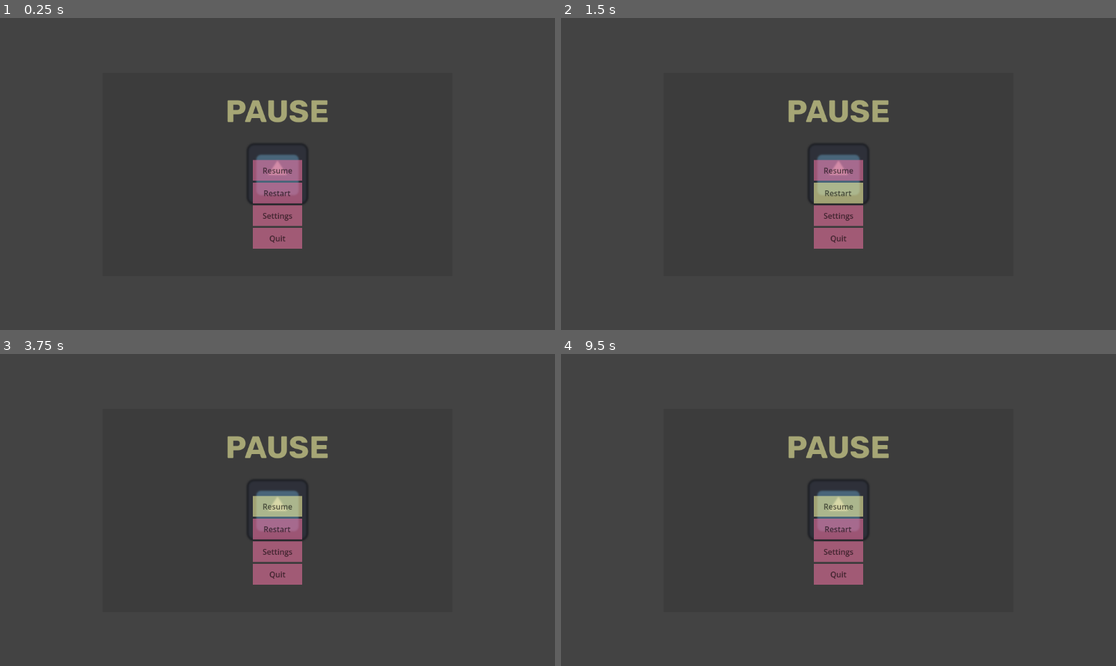
Above: before the commit, frames 1-4 (two rows, left to right).
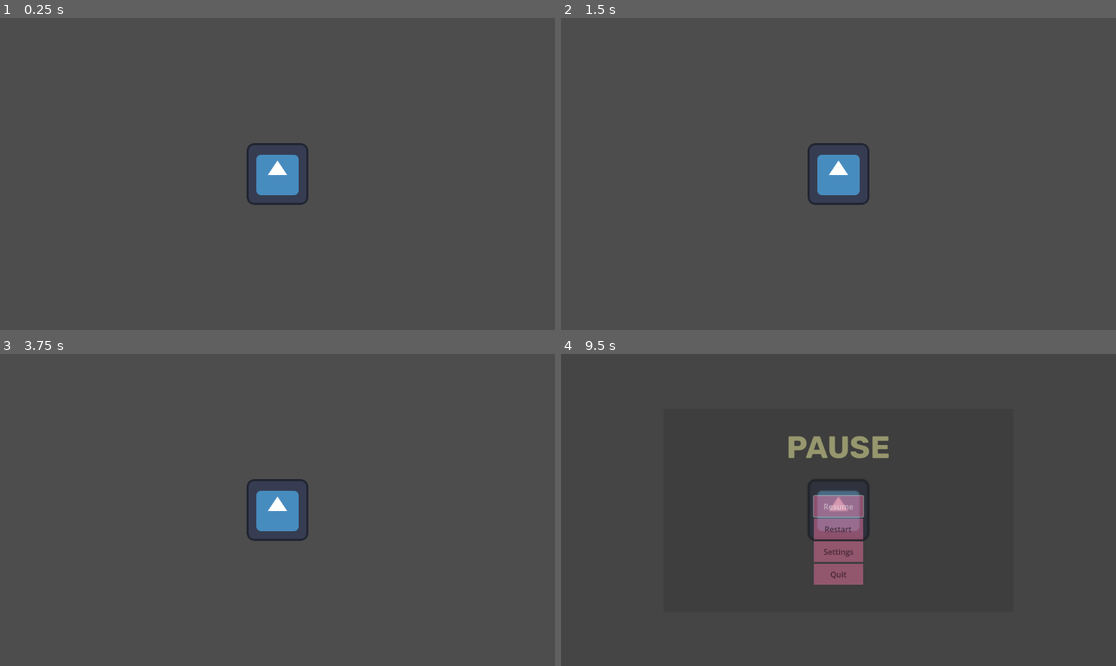
Above: after the commit, the same moments.

Repository: FabienSchmitt/EmptyUI
Game: Godot game, scene res://scenes/main/main.tscn
Same seed, same stepped clock (60 frames per second), same inputs: the game is played once before the commit and once after it. Before the commit the project has no main scene; this scene is started directly in both runs. The engine's default icon, where the game draws it, is replaced by a stand-in: a white triangle on a blue panel in a dark square.
Inputs (mouse positions are in pixels of both pictures, inside the frame that each line leads up to):
- Up to frame 1 (0.25 s): no input
- Up to frame 2 (1.5 s): click (838, 214) at 0.5 s, where only the run before the commit has a clickable "Settings"; click (838, 192) at 1.25 s, where only the run before the commit has a clickable "Restart"
- Up to frame 3 (3.75 s): click (277, 528) at 2 s, where only the run before the commit has a clickable "Restart"; click (277, 528) at 2.75 s, where only the run before the commit has a clickable "Restart"; click (277, 506) at 3.5 s, where only the run before the commit has a clickable "Resume"
- Up to frame 4 (9.5 s): click (838, 506) at 4.25 s, where only the run before the commit has a clickable "Resume"; click (838, 506) at 5 s, where only the run before the commit has a clickable "Resume"; tap Enter at 5.75, 7.25, 8.75 s; tap Space at 6.5, 8 s; tap Escape (pause, bound only after the commit) at 9.4 s

The runs differ from the first frame. In frame 1, 3.8% of the frame differs, in the area x 41-60%, y 26-74%; in frame 2, 3.8%; in frame 3, 3.8%; in frame 4, 0.7%.

Commit message:
adding ui manager

Diff:
--- a/assets/sound/default_bus_layout.tres
+++ b/default_bus_layout.tres
@@ -1,13 +1,13 @@
-[gd_resource type="AudioBusLayout" format=3 uid="uid://c0dunjfvcr0d6"]
+[gd_resource type="AudioBusLayout" format=3 uid="uid://difhmgae27kln"]
 
 [resource]
 bus/1/name = &"Music"
 bus/1/solo = false
 bus/1/mute = false
 bus/1/bypass_fx = false
-bus/1/volume_db = 0.0
+bus/1/volume_db = 0.0694828
 bus/1/send = &"Master"
-bus/2/name = &"Effects"
+bus/2/name = &"Sounds"
 bus/2/solo = false
 bus/2/mute = false
 bus/2/bypass_fx = false
--- a/project.godot
+++ b/project.godot
@@ -11,8 +11,30 @@
 [application]
 
 config/name="EmptyUI"
+run/main_scene="uid://d2xjipgen38g2"
 config/features=PackedStringArray("4.6", "GL Compatibility")
 config/icon="res://icon.svg"
+
+[audio]
+
+buses/default_bus_layout="uid://difhmgae27kln"
+
+[input]
+
+ui_accept={
+"deadzone": 0.5,
+"events": [Object(InputEventKey,"resource_local_to_scene":false,"resource_name":"","device":0,"window_id":0,"alt_pressed":false,"shift_pressed":false,"ctrl_pressed":false,"meta_pressed":false,"pressed":false,"keycode":4194309,"physical_keycode":0,"key_label":0,"unicode":0,"location":0,"echo":false,"script":null)
+, Object(InputEventKey,"resource_local_to_scene":false,"resource_name":"","device":0,"window_id":0,"alt_pressed":false,"shift_pressed":false,"ctrl_pressed":false,"meta_pressed":false,"pressed":false,"keycode":4194310,"physical_keycode":0,"key_label":0,"unicode":0,"location":0,"echo":false,"script":null)
+, Object(InputEventKey,"resource_local_to_scene":false,"resource_name":"","device":0,"window_id":0,"alt_pressed":false,"shift_pressed":false,"ctrl_pressed":false,"meta_pressed":false,"pressed":false,"keycode":32,"physical_keycode":0,"key_label":0,"unicode":32,"location":0,"echo":false,"script":null)
+, Object(InputEventJoypadButton,"resource_local_to_scene":false,"resource_name":"","device":-1,"button_index":0,"pressure":0.0,"pressed":false,"script":null)
+]
+}
+pause={
+"deadzone": 0.2,
+"events": [Object(InputEventJoypadButton,"resource_local_to_scene":false,"resource_name":"","device":-1,"button_index":6,"pressure":0.0,"pressed":false,"script":null)
+, Object(InputEventKey,"resource_local_to_scene":false,"resource_name":"","device":-1,"window_id":0,"alt_pressed":false,"shift_pressed":false,"ctrl_pressed":false,"meta_pressed":false,"pressed":false,"keycode":0,"physical_keycode":4194305,"key_label":0,"unicode":0,"location":0,"echo":false,"script":null)
+]
+}
 
 [physics]
 
--- a/scenes/main/main.tscn
+++ b/scenes/main/main.tscn
@@ -1,7 +1,7 @@
 [gd_scene format=3 uid="uid://d2xjipgen38g2"]
 
-[ext_resource type="PackedScene" uid="uid://c676g8ttgn28a" path="res://scenes/ui/pause_screen.tscn" id="1_hyk8p"]
 [ext_resource type="Texture2D" uid="uid://1c3q0lw65krl" path="res://icon.svg" id="1_iuonh"]
+[ext_resource type="PackedScene" uid="uid://cbkbhmpeop5u5" path="res://scenes/ui/ui_manager.tscn" id="2_iuonh"]
 
 [sub_resource type="RectangleShape2D" id="RectangleShape2D_iuonh"]
 size = Vector2(117, 117)
@@ -21,4 +21,4 @@
 
 [node name="CanvasLayer" type="CanvasLayer" parent="." unique_id=543200367]
 
-[node name="PauseScreen" parent="CanvasLayer" unique_id=1586455800 instance=ExtResource("1_hyk8p")]
+[node name="ui_manager" parent="CanvasLayer" unique_id=1183294465 instance=ExtResource("2_iuonh")]
--- a/scenes/ui/pause_screen.tscn
+++ b/scenes/ui/pause_screen.tscn
@@ -6,10 +6,10 @@
 
 [sub_resource type="ShaderMaterial" id="ShaderMaterial_fvuwu"]
 shader = ExtResource("1_milqs")
-shader_parameter/blur_amount = 0.921
+shader_parameter/blur_amount = 0.0
 shader_parameter/tint = Color(0, 0, 0, 1)
-shader_parameter/tint_strength = 0.1228
-shader_parameter/saturation = 0.5702
+shader_parameter/tint_strength = 0.0
+shader_parameter/saturation = 1.0
 
 [node name="PauseScreen" type="Control" unique_id=1586455800]
 layout_mode = 3
@@ -21,6 +21,7 @@
 grow_vertical = 2
 script = ExtResource("1_xceqw")
 menu_opened_amount = 0.614
+animation_duration = 0.1
 
 [node name="BlurColorRect" type="ColorRect" parent="." unique_id=19490991]
 unique_name_in_owner = true
@@ -69,21 +70,25 @@
 layout_mode = 2
 
 [node name="ResumeButton" type="Button" parent="UIPanelContainer/VBoxContainer/CenterContainer/VBoxContainer" unique_id=173665014]
+unique_name_in_owner = true
 layout_mode = 2
 theme = ExtResource("2_fvuwu")
 text = "Resume"
 
 [node name="RestartButton" type="Button" parent="UIPanelContainer/VBoxContainer/CenterContainer/VBoxContainer" unique_id=2047422337]
+unique_name_in_owner = true
 layout_mode = 2
 theme = ExtResource("2_fvuwu")
 text = "Restart"
 
 [node name="SettingsButton" type="Button" parent="UIPanelContainer/VBoxContainer/CenterContainer/VBoxContainer" unique_id=568837274]
+unique_name_in_owner = true
 layout_mode = 2
 theme = ExtResource("2_fvuwu")
 text = "Settings"
 
 [node name="QuitButton" type="Button" parent="UIPanelContainer/VBoxContainer/CenterContainer/VBoxContainer" unique_id=1604380667]
+unique_name_in_owner = true
 layout_mode = 2
 theme = ExtResource("2_fvuwu")
 text = "Quit"
--- /dev/null
+++ b/scenes/ui/settings_screen.tscn
@@ -0,0 +1,114 @@
+[gd_scene format=3 uid="uid://cgwfikravuglo"]
+
+[ext_resource type="Script" uid="uid://yi3ovg4aygqc" path="res://scripts/ui/settings_screen.gd" id="1_5op3j"]
+[ext_resource type="Shader" uid="uid://brn7hygid8jis" path="res://assets/materials/blur.gdshader" id="2_n5rhh"]
+[ext_resource type="Theme" uid="uid://c4am47i4a7lfa" path="res://resources/themes/main.theme" id="3_o0pos"]
+
+[sub_resource type="ShaderMaterial" id="ShaderMaterial_dyuo2"]
+shader = ExtResource("2_n5rhh")
+shader_parameter/blur_amount = 0.0
+shader_parameter/tint = Color(0, 0, 0, 1)
+shader_parameter/tint_strength = 0.0
+shader_parameter/saturation = 1.0
+
+[node name="SettingsScreen" type="Control" unique_id=1440927587]
+process_mode = 3
+layout_mode = 3
+anchors_preset = 15
+anchor_right = 1.0
+anchor_bottom = 1.0
+grow_horizontal = 2
+grow_vertical = 2
+script = ExtResource("1_5op3j")
+
+[node name="BlurColorRect" type="ColorRect" parent="." unique_id=896913630]
+material = SubResource("ShaderMaterial_dyuo2")
+layout_mode = 1
+anchors_preset = 15
+anchor_right = 1.0
+anchor_bottom = 1.0
+grow_horizontal = 2
+grow_vertical = 2
+scale = Vector2(1.0860224, 1.0023613)
+
+[node name="UIPanelContainer" type="PanelContainer" parent="." unique_id=1621982217]
+modulate = Color(1, 1, 1, 0.614)
+layout_mode = 1
+anchors_preset = 8
+anchor_left = 0.5
+anchor_top = 0.5
+anchor_right = 0.5
+anchor_bottom = 0.5
+offset_left = -363.0
+offset_top = -211.0
+offset_right = 363.0
+offset_bottom = 211.0
+grow_horizontal = 2
+grow_vertical = 2
+theme = ExtResource("3_o0pos")
+
+[node name="VBoxContainer" type="VBoxContainer" parent="UIPanelContainer" unique_id=125044405]
+layout_mode = 2
+
+[node name="Label" type="Label" parent="UIPanelContainer/VBoxContainer" unique_id=1557980630]
+custom_minimum_size = Vector2(0, 120)
+layout_mode = 2
+theme = ExtResource("3_o0pos")
+theme_type_variation = &"Title"
+text = "Settings"
+horizontal_alignment = 1
+vertical_alignment = 1
+
+[node name="CenterContainer" type="CenterContainer" parent="UIPanelContainer/VBoxContainer" unique_id=87582354]
+layout_mode = 2
+size_flags_vertical = 3
+
+[node name="VBoxContainer" type="VBoxContainer" parent="UIPanelContainer/VBoxContainer/CenterContainer" unique_id=1136104839]
+custom_minimum_size = Vector2(80, 0)
+layout_mode = 2
+
+[node name="HBoxContainer" type="HBoxContainer" parent="UIPanelContainer/VBoxContainer/CenterContainer/VBoxContainer" unique_id=1835296153]
+custom_minimum_size = Vector2(200, 50)
+layout_mode = 2
+alignment = 1
+
+[node name="Label" type="Label" parent="UIPanelContainer/VBoxContainer/CenterContainer/VBoxContainer/HBoxContainer" unique_id=561286447]
+custom_minimum_size = Vector2(120, 0)
+layout_mode = 2
+size_flags_horizontal = 2
+text = "Music"
+
+[node name="MusicSlider" type="HSlider" parent="UIPanelContainer/VBoxContainer/CenterContainer/VBoxContainer/HBoxContainer" unique_id=976254258]
+unique_name_in_owner = true
+custom_minimum_size = Vector2(120, 0)
+layout_mode = 2
+size_flags_vertical = 1
+max_value = 1.0
+step = 0.2
+
+[node name="HBoxContainer2" type="HBoxContainer" parent="UIPanelContainer/VBoxContainer/CenterContainer/VBoxContainer" unique_id=1756434379]
+custom_minimum_size = Vector2(200, 50)
+layout_mode = 2
+alignment = 1
+
+[node name="Label" type="Label" parent="UIPanelContainer/VBoxContainer/CenterContainer/VBoxContainer/HBoxContainer2" unique_id=186452862]
+custom_minimum_size = Vector2(200, 0)
+layout_mode = 2
+size_flags_horizontal = 2
+text = "Sounds"
+
+[node name="SoundsSlider" type="HSlider" parent="UIPanelContainer/VBoxContainer/CenterContainer/VBoxContainer/HBoxContainer2" unique_id=221850756]
+unique_name_in_owner = true
+custom_minimum_size = Vector2(120, 0)
+layout_mode = 2
+size_flags_vertical = 1
+max_value = 1.0
+step = 0.2
+ticks_on_borders = true
+
+[node name="BackButton" type="Button" parent="UIPanelContainer/VBoxContainer/CenterContainer/VBoxContainer" unique_id=527918859]
+unique_name_in_owner = true
+layout_mode = 2
+size_flags_horizontal = 4
+theme = ExtResource("3_o0pos")
+text = "Back"
--- /dev/null
+++ b/scenes/ui/ui_manager.tscn
@@ -0,0 +1,25 @@
+[gd_scene format=3 uid="uid://cbkbhmpeop5u5"]
+
+[ext_resource type="Script" uid="uid://brrwui7q5opd6" path="res://scripts/ui/ui_manager.gd" id="1_qjbkm"]
+[ext_resource type="PackedScene" uid="uid://c676g8ttgn28a" path="res://scenes/ui/pause_screen.tscn" id="2_b2463"]
+[ext_resource type="PackedScene" uid="uid://cgwfikravuglo" path="res://scenes/ui/settings_screen.tscn" id="3_js4l8"]
+
+[node name="UIManager" type="Control" unique_id=1183294465]
+process_mode = 3
+layout_mode = 3
+anchors_preset = 15
+anchor_right = 1.0
+anchor_bottom = 1.0
+grow_horizontal = 2
+grow_vertical = 2
+script = ExtResource("1_qjbkm")
+
+[node name="PauseScreen" parent="." unique_id=1586455800 instance=ExtResource("2_b2463")]
+unique_name_in_owner = true
+visible = false
+layout_mode = 1
+
+[node name="SettingsScreen" parent="." unique_id=1440927587 instance=ExtResource("3_js4l8")]
+unique_name_in_owner = true
+visible = false
+layout_mode = 1
--- a/scripts/ui/pause_screen.gd
+++ b/scripts/ui/pause_screen.gd
@@ -1,12 +1,20 @@
-@tool
+class_name PauseScreen
 extends Control
 
 @export_range(0, 1.0) var menu_opened_amount := 0.0:
 	set = set_menu_opened_amount
 
+@export_range(0.1, 10.0, 0.01, "or_greater") var animation_duration := 2.3
+
 @onready var _blur_color_rect : ColorRect = %BlurColorRect
 @onready var _ui_panel_container: PanelContainer = %UIPanelContainer
 
+@onready var resume_button: Button = %ResumeButton
+@onready var restart_button: Button = %RestartButton
+@onready var settings_button: Button = %SettingsButton
+@onready var quit_button: Button = %QuitButton
+
+var _tween: Tween = null
 
 func set_menu_opened_amount(amount: float) -> void:
 	if _ui_panel_container == null || _blur_color_rect == null:
@@ -25,3 +33,27 @@
 
 	# handle transparency
 	_ui_panel_container.modulate.a = amount
+	get_tree().paused = amount > 0.3
+
+func _ready() -> void:
+	menu_opened_amount = 0
+
+	resume_button.pressed.connect(toggle)
+	quit_button.pressed.connect(get_tree().quit)
+
+	visibility_changed.connect(
+		func() -> void : if visible: resume_button.grab_focus()
+	)
+
+func toggle(is_toggled: bool) -> void:
+	var duration := 0.5
+	if _tween != null:
+		duration = _tween.get_total_elapsed_time()
+		_tween.kill()
+
+	_tween = create_tween()
+	_tween.set_ease(Tween.EASE_OUT)
+	_tween.set_trans(Tween.TRANS_QUART)
+
+	var target_amount := 1.0 if is_toggled else 0.0
+	_tween.tween_property(self, "menu_opened_amount", target_amount, duration)
--- /dev/null
+++ b/scripts/ui/settings_screen.gd
@@ -0,0 +1,27 @@
+class_name SettingsScreen
+extends Control
+
+@onready var sounds_slider: HSlider = %SoundsSlider
+@onready var music_slider: HSlider = %MusicSlider
+@onready var back_button: Button = %BackButton
+
+var index_music_bus := AudioServer.get_bus_index("Music")
+var index_sounds_bus := AudioServer.get_bus_index("Sounds")
+
+
+func _ready() -> void:
+	music_slider.value = AudioServer.get_bus_volume_linear(index_music_bus)
+	sounds_slider.value = AudioServer.get_bus_volume_linear(index_sounds_bus)
+
+	sounds_slider.value_changed.connect(on_change.bind("Sounds"))
+	music_slider.value_changed.connect(on_change.bind("Music"))
+	visibility_changed.connect(
+		func() -> void : if visible: music_slider.grab_focus()
+		)
+
+
+
+func on_change(value: float, stream: String) -> void:
+	var volume_db := linear_to_db(value)
+	AudioServer.set_bus_volume_db(AudioServer.get_bus_index(stream), volume_db)
+	print("audio : ", stream, " volume = ", volume_db - value)
--- /dev/null
+++ b/scripts/ui/ui_manager.gd
@@ -0,0 +1,35 @@
+extends Control
+
+@onready var _pause_screen: PauseScreen = %PauseScreen
+@onready var _settings_screen: SettingsScreen = %SettingsScreen
+
+
+func _ready() -> void:
+	_pause_screen.settings_button.pressed.connect(func () -> void:
+		_settings_screen.show()
+		_pause_screen.hide()
+	)
+	_pause_screen.focus_entered.connect(func() -> void :
+		_pause_screen.resume_button.grab_focus()
+	)
+
+	_settings_screen.back_button.pressed.connect(func () -> void:
+		_settings_screen.hide()
+		_pause_screen.show()
+	)
+	_settings_screen.focus_entered.connect(func() -> void :
+		_settings_screen.music_slider.grab_focus()
+	)
+	_pause_screen.resume_button.pressed.connect(
+		toggle_pause.bind(false)
+	)
+
+
+func _input(event: InputEvent) -> void:
+	if event.is_action_pressed("pause"):
+		toggle_pause(not get_tree().paused)
+
+func toggle_pause(new_state: bool) -> void:
+	get_tree().paused = new_state
+	_settings_screen.hide()
+	_pause_screen.toggle(new_state)
Not shown, added: scripts/ui/settings_screen.gd.uid
Not shown, added: scripts/ui/ui_manager.gd.uid
